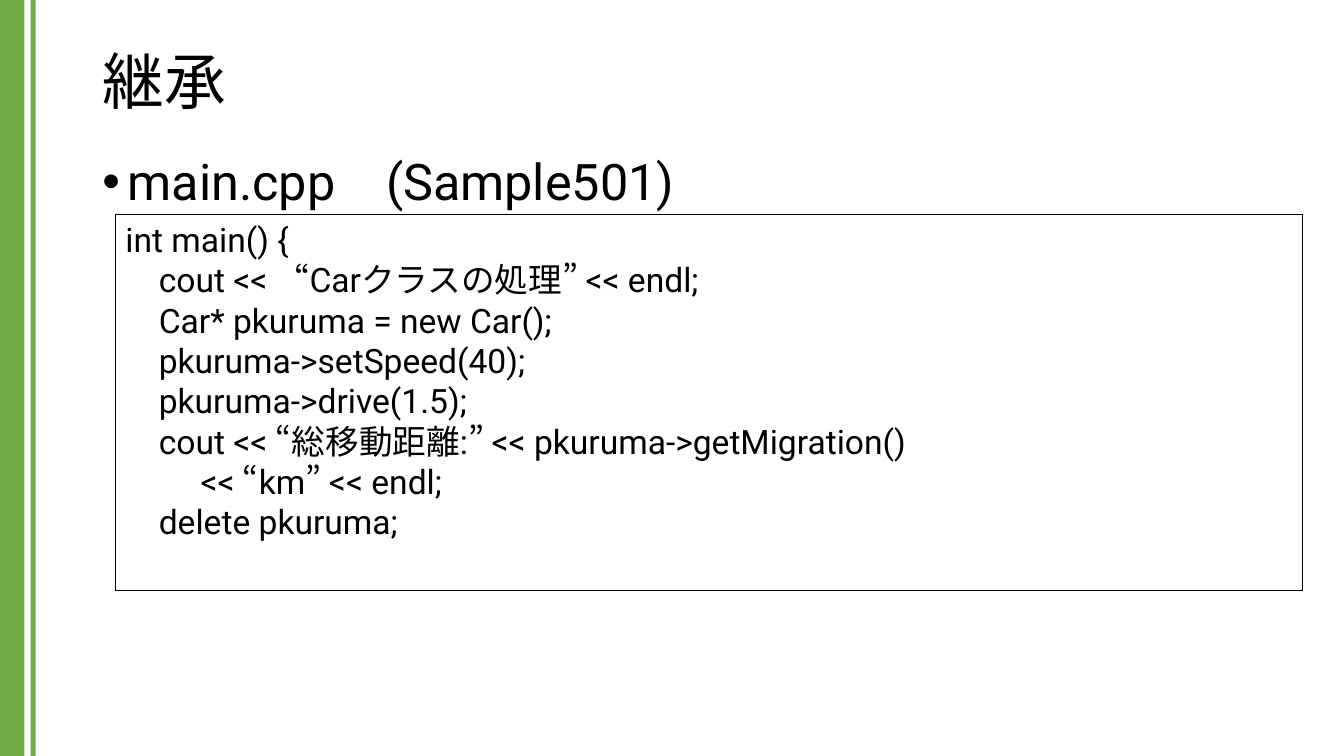
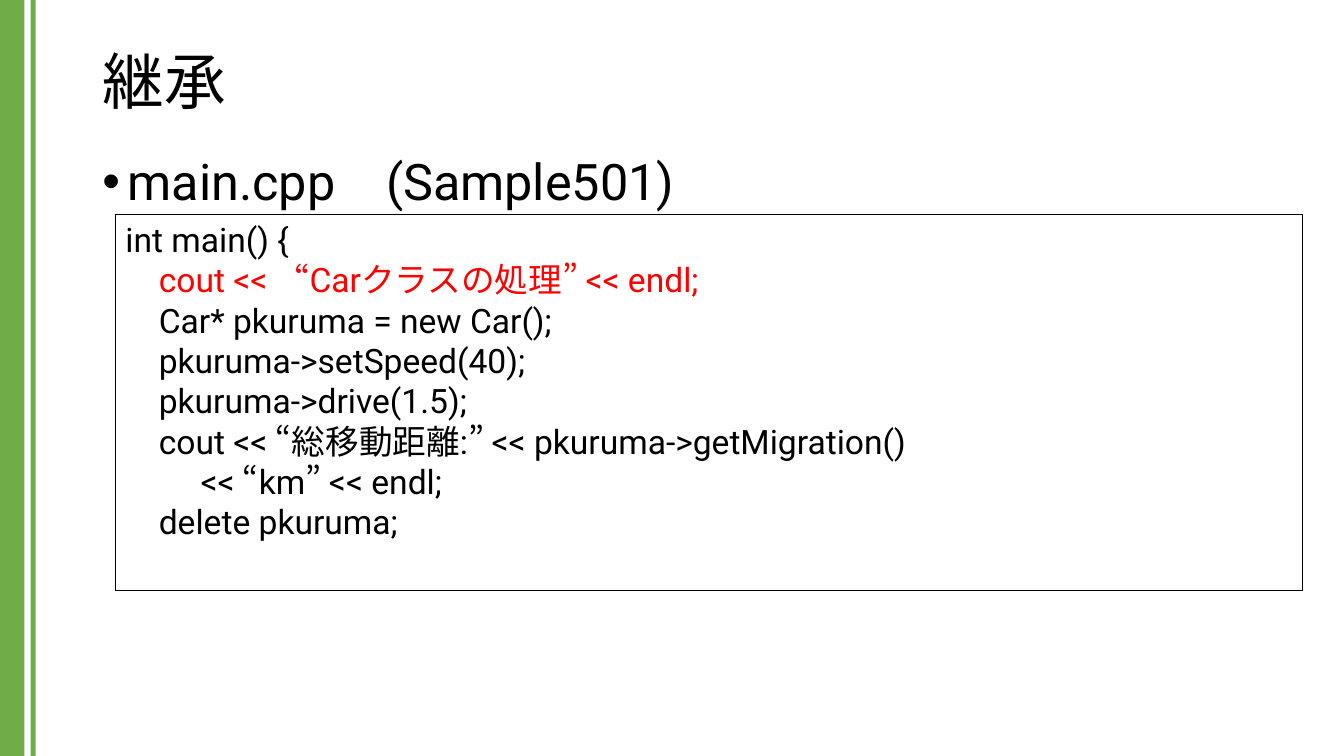
Before and after one commit to kic-murata/cpp2024, a slide deck: slide 7 of 授業資料/講義資料：継承とポリモーフィズム.pptx. Drawn at 1344x756 pixels with LibreOffice and Linux fonts; fonts in the diff are those of the drawing. Boxes give left, top, right and bottom in pixels: in the first picture for what was removed or moved away, otherwise in the second. Text is boxed around its words. In the diff, an @@ line names an element or a change of style, - is before the commit and + after.

```diff
--- a/授業資料/講義資料：継承とポリモーフィズム.pptx
+++ b/授業資料/講義資料：継承とポリモーフィズム.pptx
@@ text in rectangle at [159, 262, 699, 297]: text colour #000000 to #FF0000 in "cout << “Carクラスの処理” << endl;" @@
```
Also in this commit, not shown: 1 other slide changed, 15 slides added.
